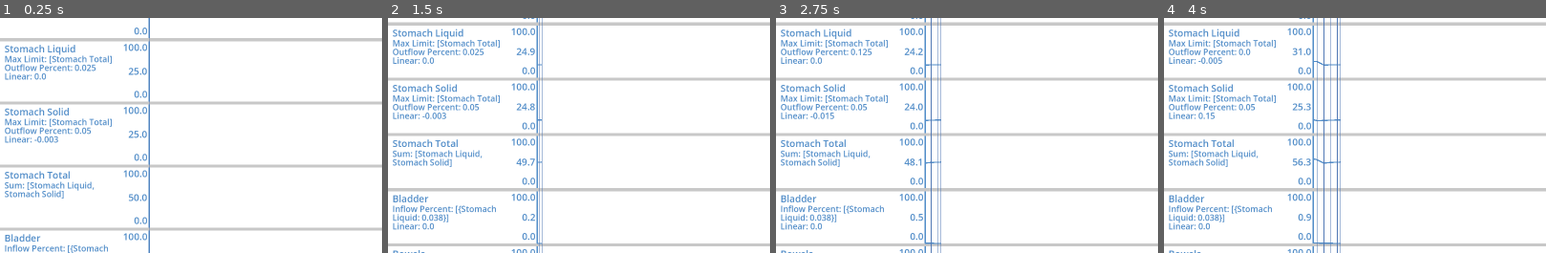
Above: before the commit, frames 1-4 (left to right).
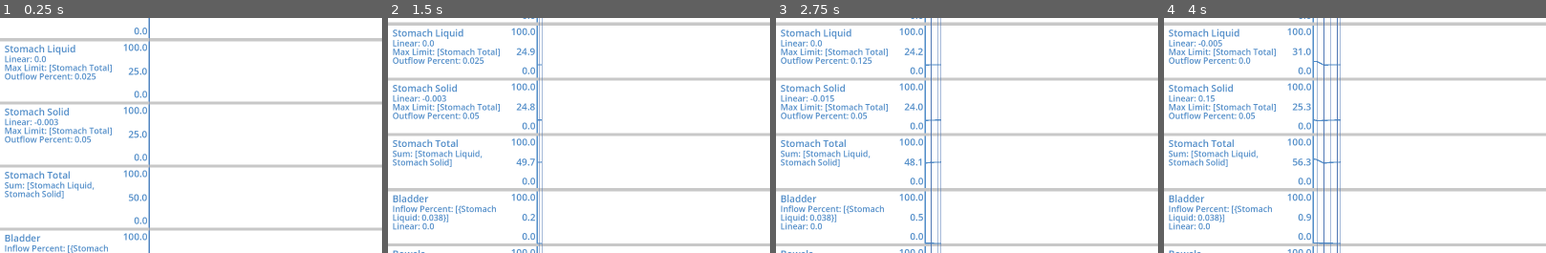
Above: after the commit, the same moments.

Repository: steampunkmind/mitw-action-influence-bench
Game: Godot game, scene res://bench.tscn
Two runs of this game, one before a commit and one after it. Both use one fixed random seed, a clock stepped at 60 frames per second and the inputs below.
Inputs (mouse positions are % of the whole screen's width and height, from its top left):
- Up to frame 1 (0.25 s): no input
- Up to frame 2 (1.5 s): click (6, 25) at 0.52 s; click "Sit" at 1.25 s
- Up to frame 3 (2.75 s): click "Walk" at 2 s
- Up to frame 4 (4 s): click "Drink" at 2.75 s; click "Eat" at 3.5 s
The pictures show only the part of the screen within x 0-50%, y 50-100%; the shares and areas given below are measured in that part.

The runs differ from the first frame. In frame 1, 2.9% of the frame differs, in the area x 1-30%, y 15-54%; in frame 2, 2.7%; in frame 3, 2.7%; in frame 4, 2.7%.

Commit message:
Adds Sensor object

Diff:
--- a/bench.gd
+++ b/bench.gd
@@ -2,6 +2,7 @@
 
 @export var frame_rate: float
 var actions: Array[Action]
+var sensors: Array[Sensor]
 
 # Called when the node enters the scene tree for the first time.
 func _ready() -> void:
--- a/bench.tscn
+++ b/bench.tscn
@@ -82,65 +82,36 @@
 offset_bottom = 1948.0
 grow_vertical = 1
 signal_array_dicts = Array[Dictionary]([{
-"formulas": {
-"Linear": 0.0
-},
 "max": 100.0,
 "min": 0.0,
 "name": "Mood",
 "value": 50.0
 }, {
-"formulas": {
-"Linear": 0.0
-},
 "max": 100.0,
 "min": 0.0,
 "name": "Energy",
 "value": 50.0
 }, {
-"formulas": {
-"Max Limit": ["Stomach Total"],
-"Outflow Percent": 0.75
-},
 "max": 100.0,
 "min": 0.0,
 "name": "Stomach Liquid",
 "value": 25.0
 }, {
-"formulas": {
-"Max Limit": ["Stomach Total"],
-"Outflow Percent": 0.05
-},
 "max": 100.0,
 "min": 0.0,
 "name": "Stomach Solid",
 "value": 25.0
 }, {
-"formulas": {
-"Sum": ["Stomach Liquid", "Stomach Solid"]
-},
 "max": 100.0,
 "min": 0.0,
 "name": "Stomach Total",
 "value": 50.0
 }, {
-"formulas": {
-"Inflow Percent": [{
-"inflow_percent": 0.038,
-"signal_name": "Stomach Liquid"
-}]
-},
 "max": 100.0,
 "min": 0.0,
 "name": "Bladder",
 "value": 0.0
 }, {
-"formulas": {
-"Inflow Percent": [{
-"inflow_percent": 0.038,
-"signal_name": "Stomach Solid"
-}]
-},
 "max": 100.0,
 "min": 0.0,
 "name": "Bowels",
@@ -156,9 +127,17 @@
 action_array = Array[Dictionary]([{
 "influences": {
 "Bladder": [{
-"Linear": 0.0
-}],
-"Bowels": [{
+"Inflow Percent": [{
+"inflow_percent": 0.038,
+"signal_name": "Stomach Liquid"
+}],
+"Linear": 0.0
+}],
+"Bowels": [{
+"Inflow Percent": [{
+"inflow_percent": 0.038,
+"signal_name": "Stomach Solid"
+}],
 "Linear": 0.0
 }],
 "Energy": [{
@@ -169,10 +148,16 @@
 }],
 "Stomach Liquid": [{
 "Linear": 0.0,
+"Max Limit": ["Stomach Total"],
 "Outflow Percent": 0.025
 }],
 "Stomach Solid": [{
-"Linear": -0.003
+"Linear": -0.003,
+"Max Limit": ["Stomach Total"],
+"Outflow Percent": 0.05
+}],
+"Stomach Total": [{
+"Sum": ["Stomach Liquid", "Stomach Solid"]
 }]
 },
 "name": "Sit"
--- /dev/null
+++ b/sensor.gd
@@ -0,0 +1,13 @@
+class_name Sensor extends RefCounted
+
+var name: String
+var min: float
+var max: float
+var value: float
+
+# Constructor
+func _init(name: String, min: float, max: float, value: float):
+	self.name = name
+	self.min = min
+	self.max = max
+	self.value = value
--- a/signal_graph.gd
+++ b/signal_graph.gd
@@ -13,6 +13,16 @@
 
 # Called when the node enters the scene tree for the first time.
 func _ready() -> void:
+	## fill sensors from signal_array_dicts
+	var sensors: Array[Sensor]
+	for signal_dict: Dictionary in signal_array_dicts:
+		var name = signal_dict.get('name')
+		var min = signal_dict.get('min')
+		var max = signal_dict.get('max')
+		var value = signal_dict.get('value')
+		sensors.append(Sensor.new(name, min, max, value))
+	get_parent().sensors = sensors
+
 	$ActionNameTemplate.visible = false
 	$ActionLineTemplate.visible = false
 	name_line_offset = $ActionLineTemplate.position.x - ($ActionNameTemplate.position.x + $ActionNameTemplate.size.x)
@@ -36,12 +46,9 @@
 	for signal_graph_row: SignalGraphRow in signal_graph_rows.values():
 		remove_child(signal_graph_row)
 
-	var signal_dict = Dictionary()
-	signal_dict.set('name', "Untitled " + str(signal_array_dicts.size()+1))
-	signal_dict.set('min', 0 as float)
-	signal_dict.set('max', 100 as float)
-	signal_dict.set('value', 50 as float)
-	signal_array_dicts.insert(signal_array_dicts.size(), signal_dict)
+	var sensors = get_parent().sensors
+	var name = "Untitled " + str(sensors.size()+1)
+	sensors.append(Sensor.new(name, 0, 100, 50))
 
 	signal_graph_rows.clear()
 	add_signal_graph_rows()
@@ -51,16 +58,16 @@
 func add_signal_graph_rows() -> void:
 	var header_margin = 80
 	var row_margin = 10
-	var row_size = (size.y - header_margin) / signal_array_dicts.size()
 	var row_location = header_margin
-
-	for signal_dict: Dictionary in signal_array_dicts:
+	var sensors = get_parent().sensors
+	var row_size = (size.y - header_margin) / sensors.size()
+	for sensor: Sensor in sensors:
 		var row = signal_graph_row_template.instantiate()
-		row.set_signal_dict(signal_dict)
+		row.set_sensor(sensor)
 		row.set_row_location(row_location)
 		row.size.y = row_size - row_margin
 		add_child(row)
-		signal_graph_rows.set(signal_dict.name, row)
+		signal_graph_rows.set(sensor.name, row)
 		row_location = row_location + row_size
 
 func add_frame_to_graph() -> void:
--- a/signal_graph_row.gd
+++ b/signal_graph_row.gd
@@ -4,7 +4,7 @@
 var signal_min
 var signal_max
 var signal_value
-var signal_formulas = null
+var signal_formulas = {}
 
 # Called when the node enters the scene tree for the first time.
 func _ready() -> void:
@@ -33,14 +33,14 @@
 	p.y = y
 	set_position(p)
 
-func set_signal_dict(signal_dict: Dictionary) -> void:
-	set_name(signal_dict.name) # sets name of node
-	set_signal_name(signal_dict.name) #!needed?
-	set_signal_min(signal_dict.min)
-	set_signal_max(signal_dict.max)
-	set_signal_value(signal_dict.value)
-	signal_formulas = signal_dict.get("formulas")
-	update_formulas_text()
+func set_sensor(sensor: Sensor) -> void:
+	set_name(sensor.name) # sets name of node
+	set_signal_name(sensor.name) #!needed?
+	set_signal_min(sensor.min)
+	set_signal_max(sensor.max)
+	set_signal_value(sensor.value)
+	#signal_formulas = signal_dict.get("formulas")
+	# update_formulas_text()
 
 func set_signal_name(value: String) -> void:
 	$Name.text = value
--- a/signal_graph_row.tscn
+++ b/signal_graph_row.tscn
@@ -61,7 +61,7 @@
 offset_top = 40.0
 offset_right = 405.0
 offset_bottom = 98.0
-text = "Formulas"
+text = "No Formula"
 label_settings = SubResource("LabelSettings_8kchh")
 autowrap_mode = 2
 
Not shown, added: sensor.gd.uid
